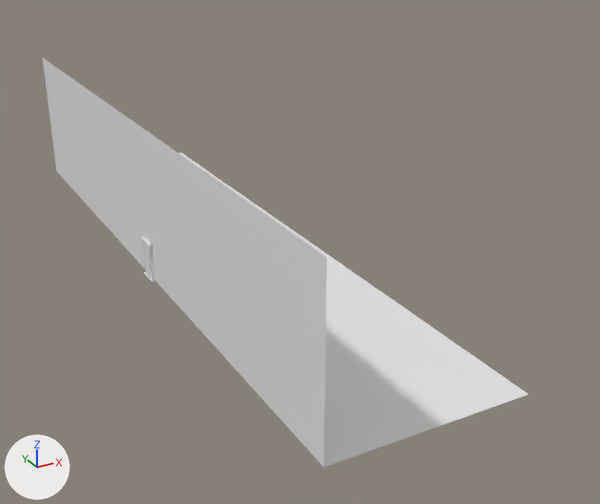
A saved change to the glTF model public/models/wall_sample_lowres.glb.
The view is the same before and after, from a 50 mm lens placed at (-13.2, -41.5, 20.2), pointed at (8.2, -2.6, 0.7). The axes (+X, +Y, +Z) are drawn at lower left. The lights are the same throughout. The older version comes first. Where no turn or scale is listed for an object, it has been applied to the vertices. Vertices at exactly the same position are counted once.

Objects in the first picture: 'ORIN - Fermator Four Panel Door', 'Plane' and 1 more.
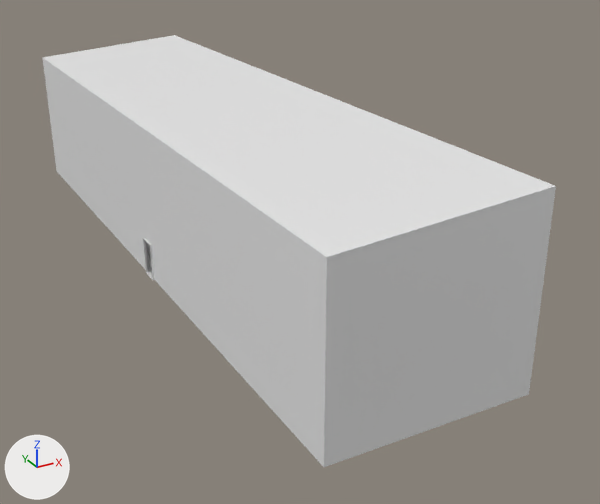
Boxes [x1, y1, x2, y2] around the edits, measured in the pictures (600 x 504 px):
'Plane', reshaped
    before: [43, 58, 528, 467]
    after: [43, 35, 556, 467]
'ORIN - Fermator Four Panel Door', deleted
    before: [141, 236, 154, 282]
part 1 of me_plane, added
    after: [43, 35, 556, 467]

What changed in the scene script:
```text
Change me_plane:
    used by ob_plane; location = (0.0, 0.0, 0.0)
    remove me_plane.from_pydata(...)  # 24 vertices, 26 faces; spans x -0.1..10.3, y -19.4..21.7, z -0.1..8.7
    add me_plane.from_pydata(...)  # 28 vertices, 44 faces; spans x -0.1..10.3, y -19.4..21.7, z -0.1..9.6
    me_plane part 1
    4 vertices are added at (10.3, -19.4, 9.6), (10.3, -0.7, 9.6), (10.3, 21.7, 9.6), (10.3, 0.7, 9.6)
    18 new faces join them
Remove ob_orin___fermator_four_panel_door:
    ob_orin___fermator_four_panel_door = bpy.data.objects.new('ORIN - Fermator Four Panel Door', me_mesh_0)
    ob_orin___fermator_four_panel_door.location = (-0.16, 0.7, 0.0)
```
